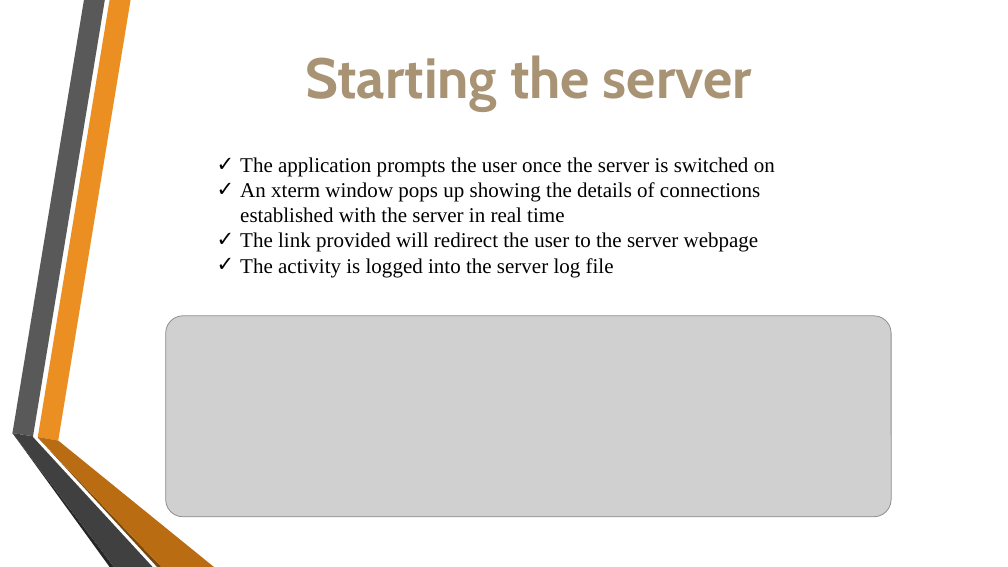
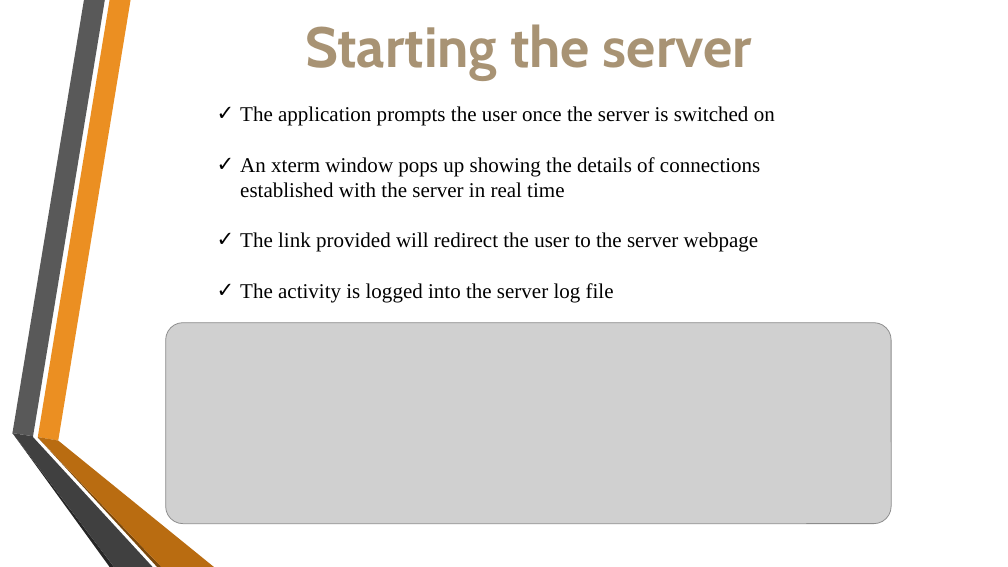
Before and after one commit to krithick14/EZ-ADMIN, a slide deck: slide 3 of Docs/Project.pptx. Drawn at 1008x567 pixels with LibreOffice and Linux fonts; fonts in the diff are those of the drawing; grey boxes stand for pictures; background and template pictures are left out. Boxes give left, top, right and bottom in pixels: in the first picture for what was removed or moved away, otherwise in the second. Text is boxed around its words. In the diff, an @@ line names an element or a change of style, - is before the commit and + after.

```diff
--- a/Docs/Project.pptx
+++ b/Docs/Project.pptx
@@ text "Starting the server": place and size @@
-text "Starting the server" at box(305, 55, 752, 111)
+text "Starting the server" at box(305, 24, 752, 79)
@@ text "The application prompts the user ..." rewrapped from box(240, 157, 775, 277) to box(240, 106, 775, 303) @@
@@ picture: place and size @@
-picture at box(166, 316, 892, 517)
+picture at box(166, 323, 892, 524)
```
Also in this commit, not shown: 10 other slides changed.
